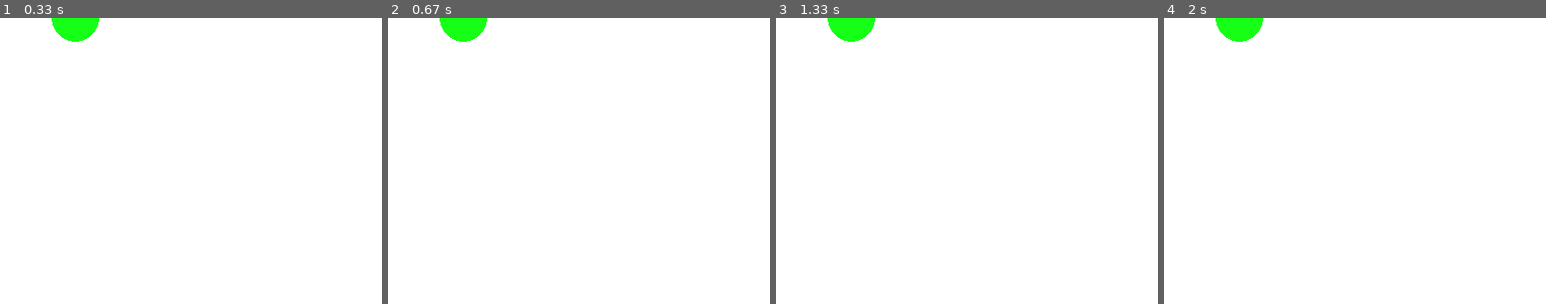
Above: before the commit, frames 1-4 (left to right).
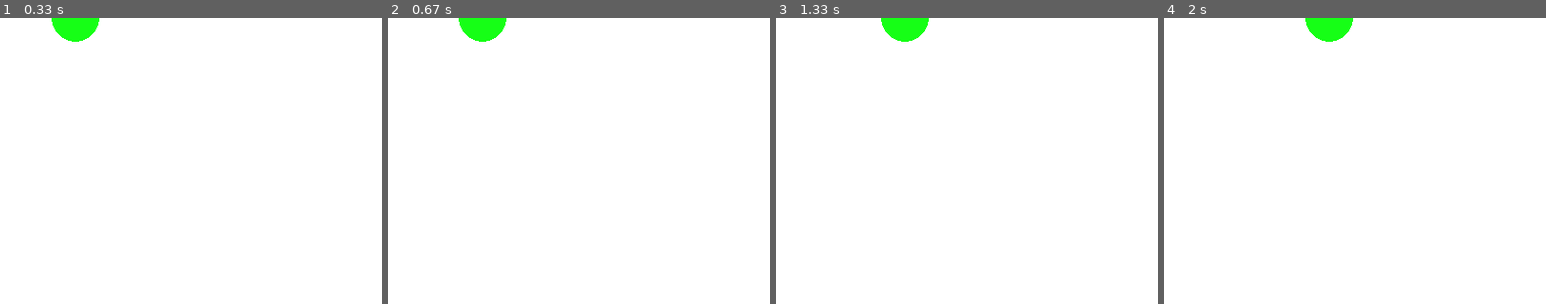
Above: after the commit, the same moments.

Repository: bhawesh2002/learning_path_to_PyGame
Game: pygame game, started from bouncy_walls/bouncy_walls.py
Two runs of this game, one before a commit and one after it. Both use one fixed random seed, a clock stepped at 60 frames per second and the inputs below.
Inputs:
- Up to frame 1 (0.33 s): no input
- Up to frame 2 (0.67 s): hold Right from 0.33 s (still down)
- Up to frame 3 (1.33 s): release Right at 0.8 s; hold Right 0.83-1.3 s
- Up to frame 4 (2 s): hold Right 1.33-1.97 s
The pictures show only the part of the screen within x 40-90%, y 0-50%; the shares and areas given below are measured in that part.

Frame 1 is identical in both runs. In frame 2, 0.8% of the frame differs, in the area x 13-31%, y 0-9%; in frame 3, 1.6%, in the area x 13-40%, y 0-9%; in frame 4, 1.6%.

Commit message:
move the ball towards right

Diff:
--- a/bouncy_walls/bouncy_walls.py
+++ b/bouncy_walls/bouncy_walls.py
@@ -1,7 +1,7 @@
-import sys
-import os
-import pygame
-from pygame.locals import *
+import sys #for sys.exit()
+import os  #for os.path.join()
+import pygame #import the pygame module
+from pygame.locals import *  #import the pygame.locals for easier access to key presses and mouse positions
 
 pygame.init()
 
@@ -9,12 +9,18 @@
 
 window = pygame.display.set_mode((width,height))
 dimensions = window.get_rect()
-pos = dimensions.midtop
+x_pos = 400
+y_pos = 0
 while True:
     window.fill((255,255,255))
-    ball = pygame.draw.circle(window,(22,255,22),(pos),25)
+    ball = pygame.draw.circle(window,(22,255,22),(x_pos,y_pos),25)
     pygame.display.update()
     for event in pygame.event.get():
         if event.type == QUIT or (event.type == KEYDOWN and event.key == K_q):
             pygame.quit()
             sys.exit()
+    if(pygame.key.get_pressed()[K_RIGHT]):
+        if(x_pos < dimensions.width):
+            x_pos += 1
+        else:
+            x_pos = dimensions.width
